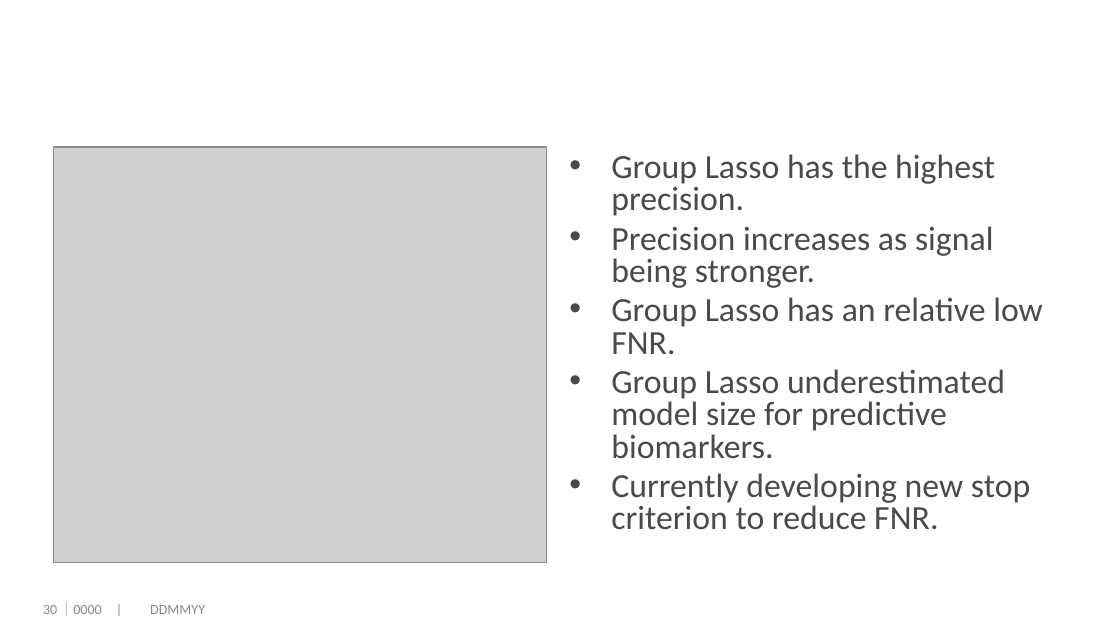
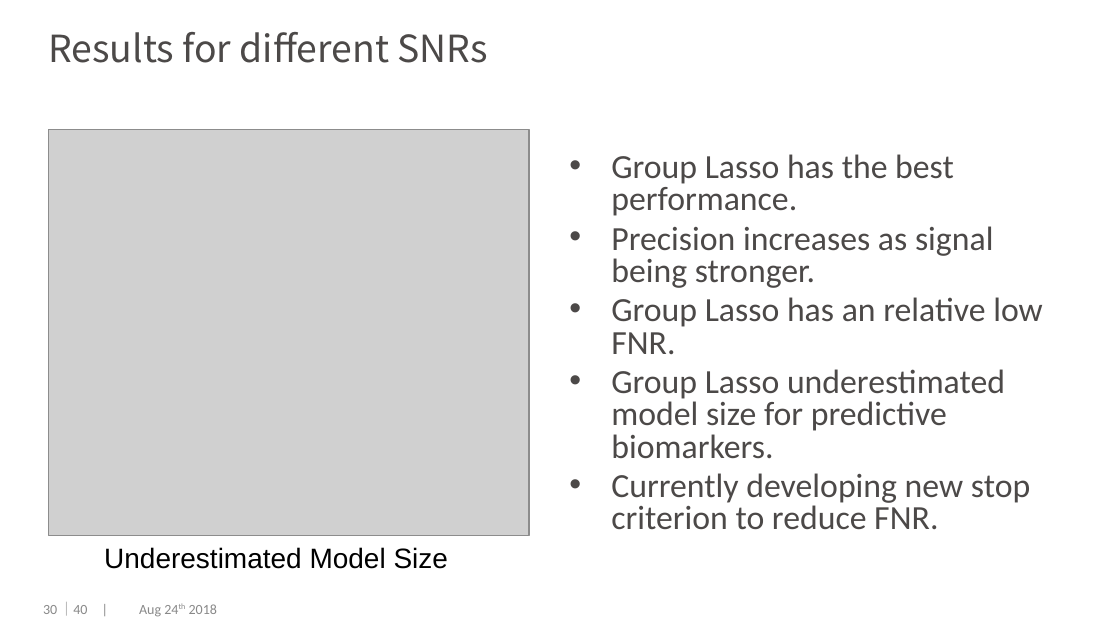
Before and after one commit to dengwx11/GroupLasso, a slide deck: slide 31 of manu & slides/Final.pptx. Drawn at 1120x630 pixels with LibreOffice and Linux fonts; fonts in the diff are those of the drawing; grey boxes stand for pictures; background and template pictures are left out. Boxes give left, top, right and bottom in pixels: in the first picture for what was removed or moved away, otherwise in the second. Text is boxed around its words. In the diff, an @@ line names an element or a change of style, - is before the commit and + after.

```diff
--- a/manu & slides/Final.pptx
+++ b/manu & slides/Final.pptx
@@ title added at [48, 32, 487, 63], 24 pt, text #4C4948 @@
+Results for different SNRs
@@ picture: place and size @@
-picture at [54, 147, 547, 562]
+picture at [48, 130, 529, 535]
@@ text at [611, 154, 954, 216]: text changed @@
-• Group Lasso has the highest precision.
+• Group Lasso has the best performance.
@@ text added at [104, 547, 448, 569], 18 pt, text #000000 @@
+Underestimated Model Size
@@ text at [59, 602, 217, 617]: text changed @@
-｜0000 | DDMMYY
+｜40 | Aug 24th 2018
```
Also in this commit, not shown: 32 other slides changed, 7 slides added, 6 slides removed, 11 other files.
